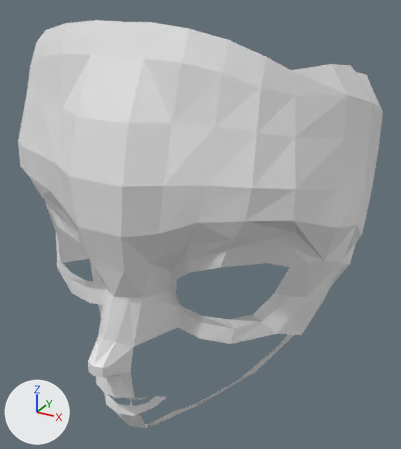
The Blender file anime_character_miabel.blend as it was, and as the next commit left it.
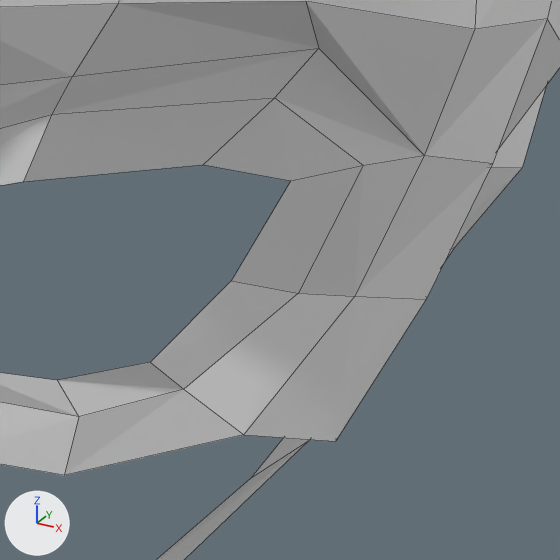
The first picture shows the older version from a camera (50 mm lens) standing at (0.182, -0.356, 1.902) and looking at (0.019, -0.059, 1.753). The close-ups show both versions on the part from 53% to 90% of the width and 49% to 82% of the height of that picture. Arrows for +X, +Y and +Z are at lower left; the lights stay in place. The close-ups show mesh edges as thin lines.
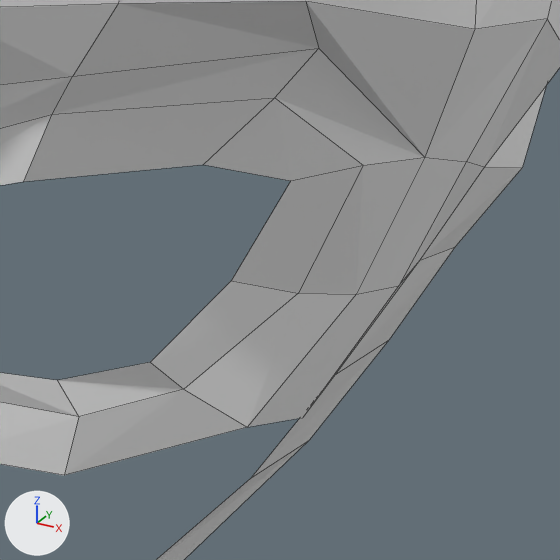
The edits, one by one:
me_plane has 142 vertices, 104 faces and spans x 0.0..0.119, y -0.155..0.012, z 1.615..1.882.
me_plane is used by ob_plane; location (0.0, 0.0, 0.0).
Part 1, on me_plane:
Vertex 133 of me_plane moves from (0.107, -0.071, 1.753) at pixel (424, 155) to (0.106, -0.069, 1.752) at pixel (424, 157).
Vertex 134 of me_plane moves from (0.099, -0.073, 1.728) at pixel (354, 296) to (0.098, -0.071, 1.727) at pixel (356, 294).
Vertex 135 of me_plane moves from (0.087, -0.087, 1.707) at pixel (243, 434) to (0.087, -0.085, 1.707) at pixel (247, 427).
Vertex 139 of me_plane moves from (0.113, -0.052, 1.745) at pixel (492, 163) to (0.109, -0.054, 1.745) at pixel (466, 161).
Vertex 140 of me_plane moves from (0.107, -0.062, 1.723) at pixel (426, 299) to (0.102, -0.059, 1.723) at pixel (398, 285).
Vertex 141 of me_plane moves from (0.098, -0.075, 1.702) at pixel (335, 441) to (0.091, -0.072, 1.702) at pixel (302, 417).

Where the change shows, as pixel boxes [x1, y1, x2, y2] in the close-ups (560 x 560 px; the box of a moved part takes in the faces that stretch with it):
part 1 of me_plane, moved or reshaped
    both: [65, 1, 560, 475]
